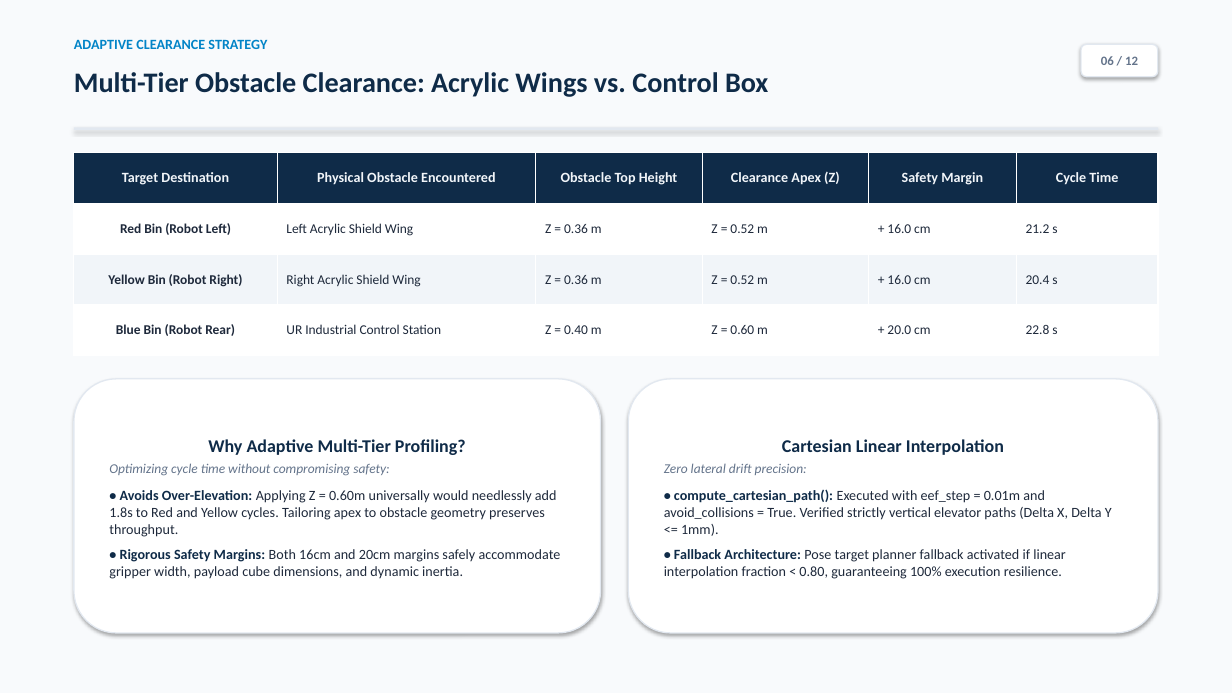
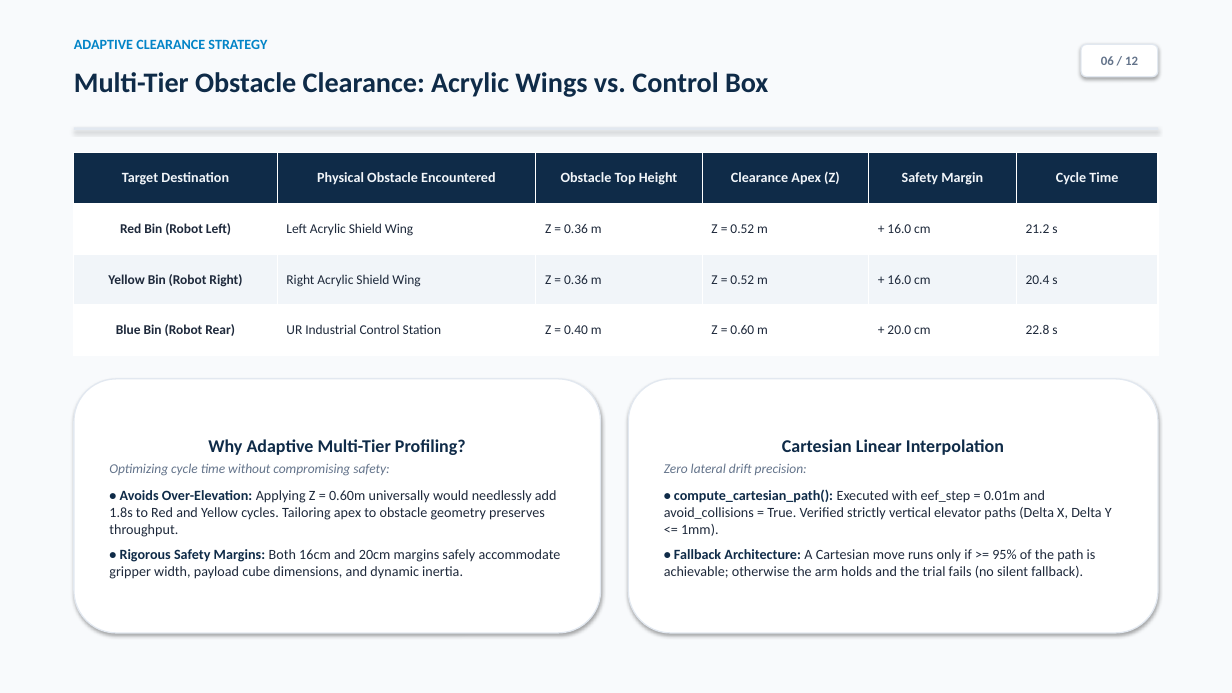
Before and after one commit to Aqikop/VGU26-Project-UC8, a slide deck: slide 6 of docs/week06/UC8_Week06_Presentation.pptx. Drawn at 1232x693 pixels with LibreOffice and Linux fonts; fonts in the diff are those of the drawing. Boxes give left, top, right and bottom in pixels: in the first picture for what was removed or moved away, otherwise in the second. Text is boxed around its words. In the diff, an @@ line names an element or a change of style, - is before the commit and + after.

Commit message:
week06 close-out: honest results, deviation log, seeded spawner, strict planner helpers, relative paths

```diff
--- a/docs/week06/UC8_Week06_Presentation.pptx
+++ b/docs/week06/UC8_Week06_Presentation.pptx
@@ text in rounded rectangle at (664, 549, 1096, 578): text changed @@
-• Fallback Architecture: Pose target planner fallback activated if linear interpolation fraction < 0.80, guaranteeing 100% execution resilience.
+• Fallback Architecture: A Cartesian move runs only if >= 95% of the path is achievable; otherwise the arm holds and the trial fails (no silent fallback).
```
Also in this commit, not shown: 5 other slides changed, 13 other files.
